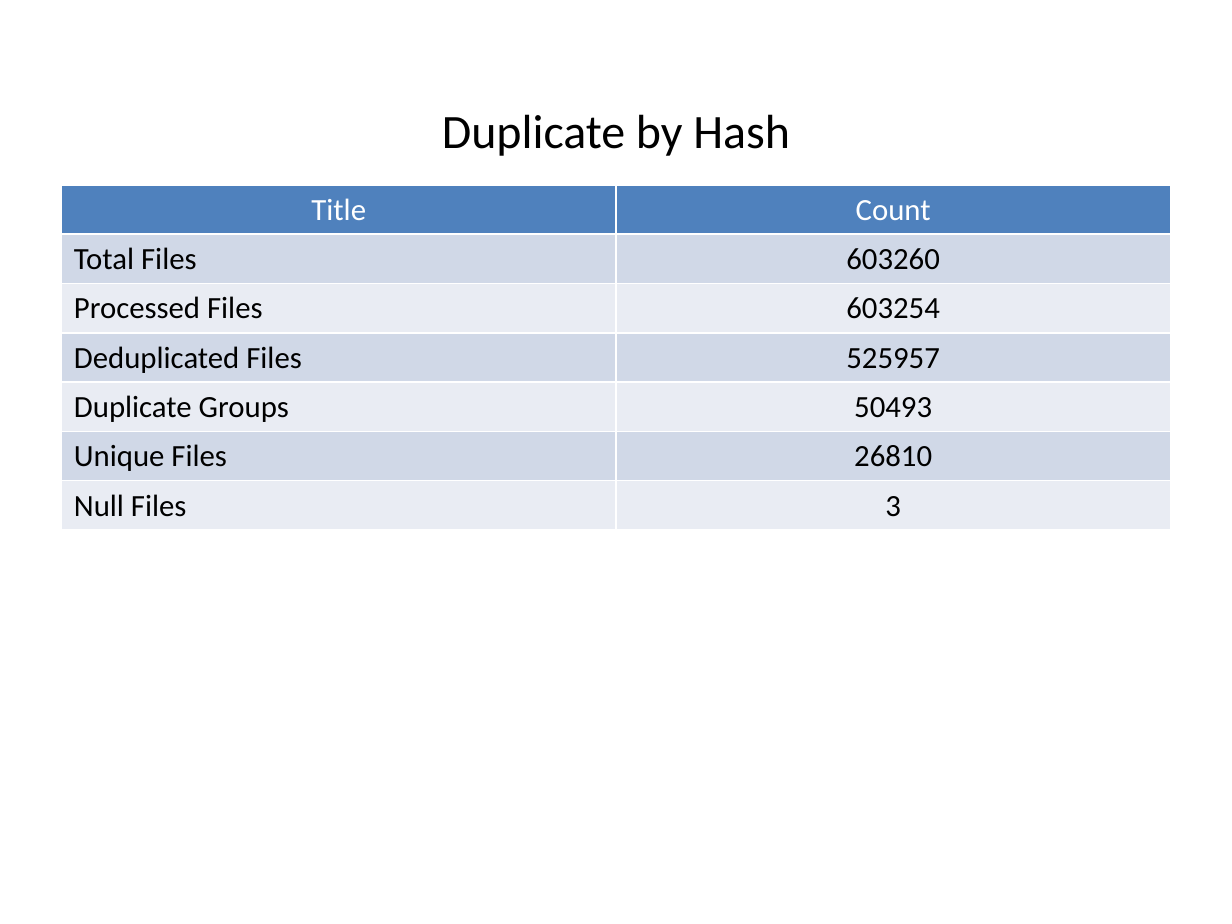
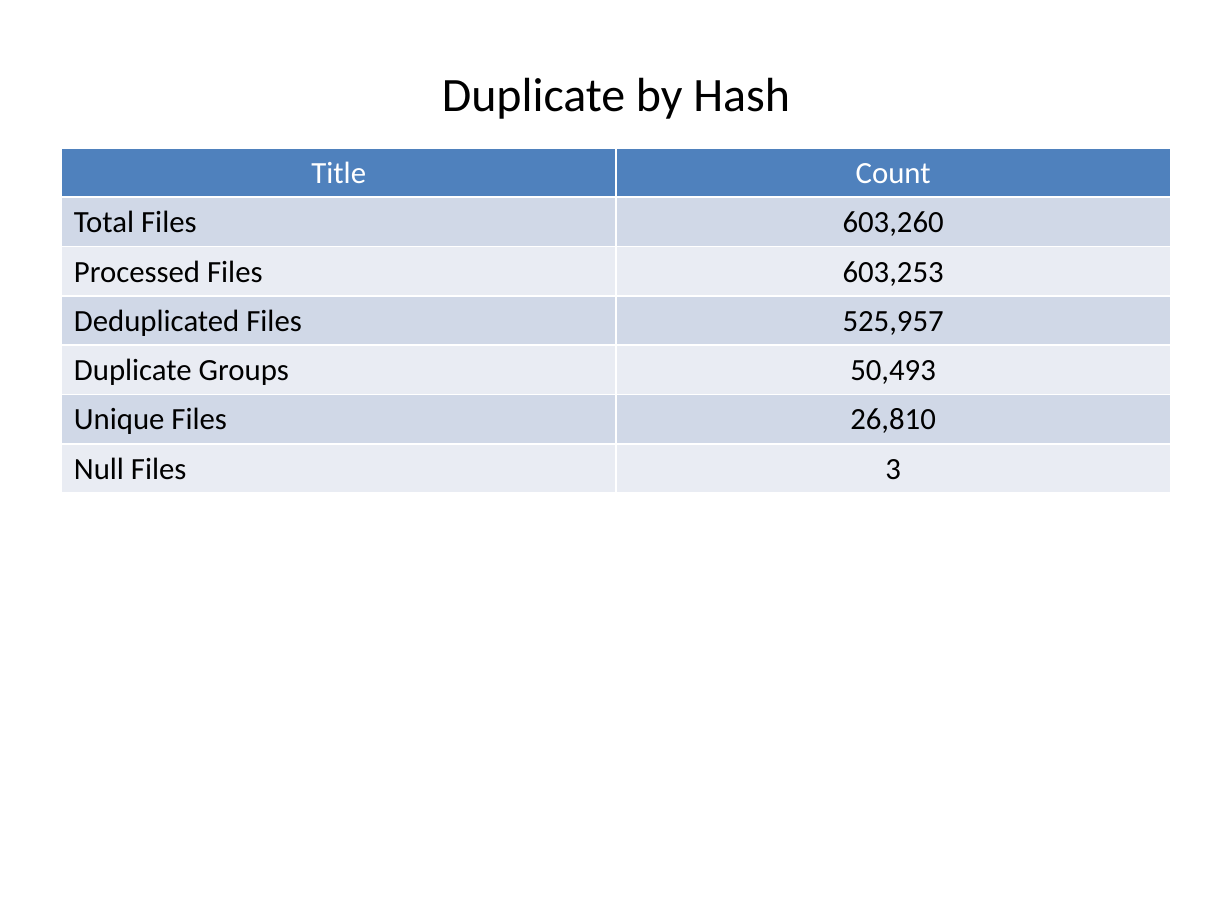
Before and after one commit to JezreelHazelEndaya/JRClient-, a slide deck: slide 2 of status_report.pptx. Drawn at 1232x924 pixels with LibreOffice and Linux fonts; fonts in the diff are those of the drawing. Boxes give left, top, right and bottom in pixels: in the first picture for what was removed or moved away, otherwise in the second. Text is boxed around its words. In the diff, an @@ line names an element or a change of style, - is before the commit and + after.

```diff
--- a/status_report.pptx
+++ b/status_report.pptx
@@ text "Duplicate by Hash": place and size @@
-text "Duplicate by Hash" at <box>442,114,790,156</box>
+text "Duplicate by Hash" at <box>442,77,790,119</box>
@@ table: place and size @@
-table at <box>62,185,1170,521</box>
+table at <box>62,148,1170,484</box>
@@ table at <box>62,148,1170,484</box> @@
-row 2, column 2: 603260
+row 2, column 2: 603,260
-row 3, column 2: 603254
+row 3, column 2: 603,253
-row 4, column 2: 525957
+row 4, column 2: 525,957
-row 5, column 2: 50493
+row 5, column 2: 50,493
-row 6, column 2: 26810
+row 6, column 2: 26,810
```
Also in this commit, not shown: 5 other slides changed, 2 slides added, 2 other files.
